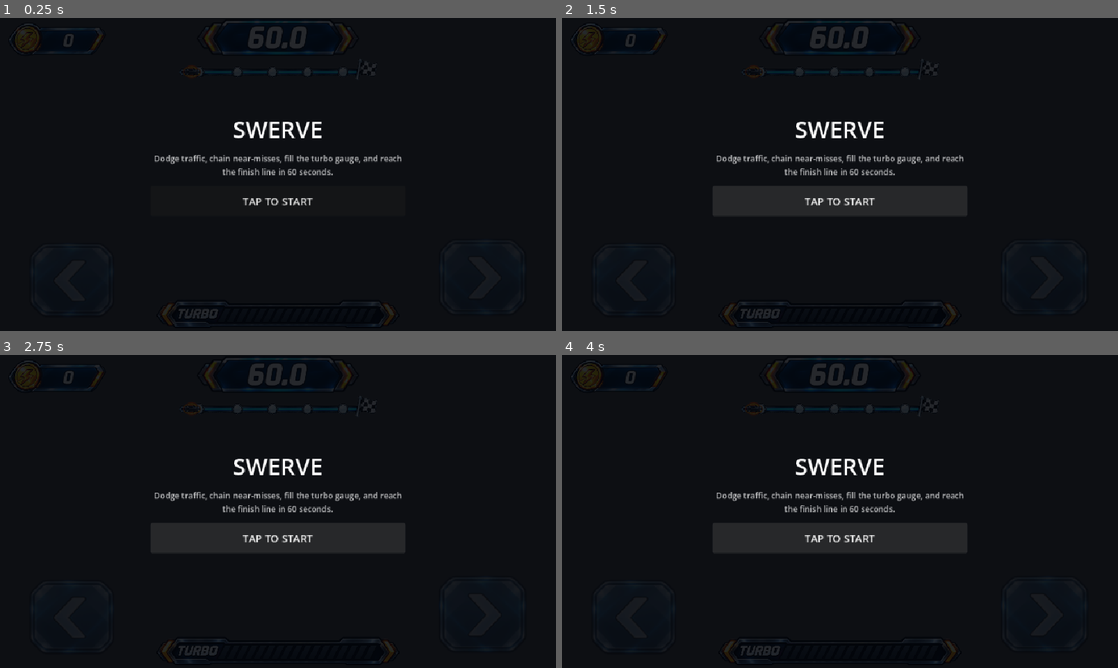
Above: before the commit, frames 1-4 (two rows, left to right).
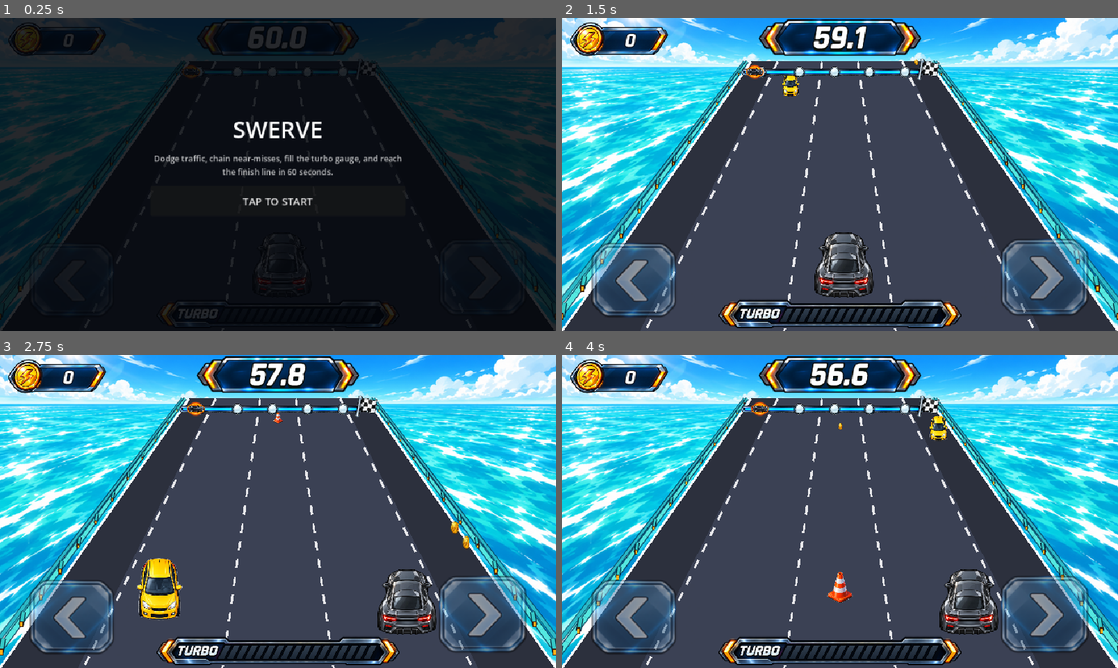
Above: after the commit, the same moments.

Repository: kjs8806/swerve
Game: Godot game, scene res://scenes/Main.tscn
The game is run twice, just before and just after one commit, with the same random seed, the same clock (stepped at 60 frames per second) and the same inputs.
Inputs (mouse positions are in pixels of both pictures, inside the frame that each line leads up to):
- Up to frame 1 (0.25 s): no input
- Up to frame 2 (1.5 s): click "TAP TO START" at 0.5 s; click (840, 202) at 1.25 s, where only the run before the commit has a clickable "TAP TO START"
- Up to frame 3 (2.75 s): tap Enter at 2, 2.1 s; hold Right from 2.03 s (still down); tap Space at 2.27 s
- Up to frame 4 (4 s): release Right at 2.78 s; hold Left 2.78-3.53 s; tap Enter at 2.85, 3.6 s; tap Space at 3.02 s; hold Right from 3.53 s (still down)

The runs differ from the first frame. In frame 1, 16% of the frame differs, in the area x 0-100%, y 0-100%; in frame 2, 97%; in frame 3, 97%; in frame 4, 97%.
Error before the commit: Parse Error: Cannot infer the type of "x" variable because the value doesn't have a set type. (res://scripts/Race.gd:880)

Commit message:
Fix Godot guardrail drawing type errors

Diff:
--- a/godot/scripts/Race.gd
+++ b/godot/scripts/Race.gd
@@ -875,10 +875,10 @@
 
 
 func _guardrail_point(cx: float, hy: float, h: float, p: float, side: float, outward: float = 0.0) -> Vector2:
-	var perspective := ease_p(p)
-	var gap := lerp(7.0, 24.0, perspective)
-	var x := cx + side * (half_width_at(p) + gap + outward)
-	var y := lerp(hy, h, perspective)
+	var perspective: float = ease_p(p)
+	var gap: float = lerpf(7.0, 24.0, perspective)
+	var x: float = cx + side * (half_width_at(p) + gap + outward)
+	var y: float = lerpf(hy, h, perspective)
 	return Vector2(x, y)
 
 
@@ -889,35 +889,35 @@
 	const RAIL_SEGMENTS := 28
 	const POST_COUNT := 13
 	const POST_SCROLL_DISTANCE := 230.0
-	var phase := fmod(road_scroll / POST_SCROLL_DISTANCE, 1.0)
+	var phase: float = fmod(road_scroll / POST_SCROLL_DISTANCE, 1.0)
 
 	for side in [-1.0, 1.0]:
 		# Two cyan metallic beams follow the road perspective, separated from
 		# the white road edge so the ocean remains visible through the gap.
 		for i in range(RAIL_SEGMENTS):
-			var p0 := float(i) / RAIL_SEGMENTS
-			var p1 := float(i + 1) / RAIL_SEGMENTS
-			var perspective := ease_p((p0 + p1) * 0.5)
-			var width := lerp(2.5, 9.0, perspective)
-			var a0 := _guardrail_point(cx, hy, h, p0, side)
-			var a1 := _guardrail_point(cx, hy, h, p1, side)
-			var b0 := _guardrail_point(cx, hy, h, p0, side, lerp(5.0, 16.0, ease_p(p0)))
-			var b1 := _guardrail_point(cx, hy, h, p1, side, lerp(5.0, 16.0, ease_p(p1)))
+			var p0: float = float(i) / RAIL_SEGMENTS
+			var p1: float = float(i + 1) / RAIL_SEGMENTS
+			var perspective: float = ease_p((p0 + p1) * 0.5)
+			var width: float = lerpf(2.5, 9.0, perspective)
+			var a0: Vector2 = _guardrail_point(cx, hy, h, p0, side)
+			var a1: Vector2 = _guardrail_point(cx, hy, h, p1, side)
+			var b0: Vector2 = _guardrail_point(cx, hy, h, p0, side, lerpf(5.0, 16.0, ease_p(p0)))
+			var b1: Vector2 = _guardrail_point(cx, hy, h, p1, side, lerpf(5.0, 16.0, ease_p(p1)))
 			draw_line(a0, a1, Color8(0x08, 0x3b, 0x57), width + 3.0, true)
 			draw_line(a0, a1, Color8(0x54, 0xe8, 0xe0), width, true)
 			draw_line(b0, b1, Color8(0x05, 0x2d, 0x48), maxf(2.0, width * 0.72) + 2.0, true)
 			draw_line(b0, b1, Color8(0x2b, 0xb9, 0xc7), maxf(2.0, width * 0.72), true)
 
 		for i in range(POST_COUNT):
-			var p := fmod(float(i) / POST_COUNT + phase, 1.0)
-			var perspective := ease_p(p)
-			var scale := lerp(0.38, 1.45, perspective)
-			var top := _guardrail_point(cx, hy, h, p, side, lerp(2.0, 8.0, perspective))
-			var bottom := top + Vector2(side * 3.0 * scale, 17.0 * scale)
+			var p: float = fmod(float(i) / POST_COUNT + phase, 1.0)
+			var perspective: float = ease_p(p)
+			var scale: float = lerpf(0.38, 1.45, perspective)
+			var top: Vector2 = _guardrail_point(cx, hy, h, p, side, lerpf(2.0, 8.0, perspective))
+			var bottom: Vector2 = top + Vector2(side * 3.0 * scale, 17.0 * scale)
 			draw_line(top, bottom, Color8(0x03, 0x25, 0x38), 7.0 * scale, true)
 			draw_line(top, bottom, Color8(0x35, 0xc9, 0xc7), 4.2 * scale, true)
-			var reflector_size := Vector2(5.0, 9.0) * scale
-			var reflector_pos := bottom - reflector_size * 0.5
+			var reflector_size: Vector2 = Vector2(5.0, 9.0) * scale
+			var reflector_pos: Vector2 = bottom - reflector_size * 0.5
 			draw_rect(Rect2(reflector_pos, reflector_size), Color8(0x45, 0x24, 0x08), true)
 			draw_rect(Rect2(reflector_pos + reflector_size * 0.18, reflector_size * 0.64), Color8(0xff, 0xb0, 0x18), true)
 
